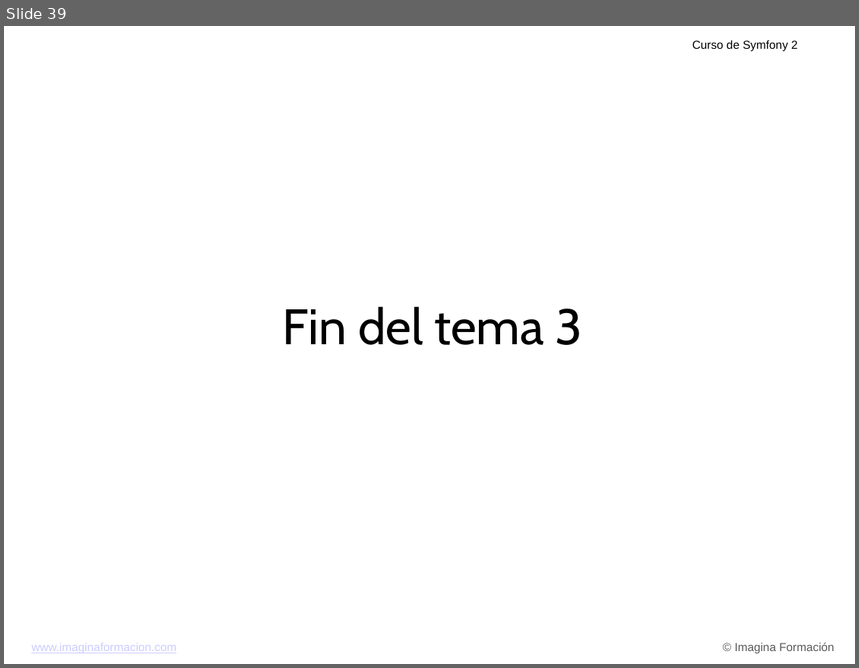
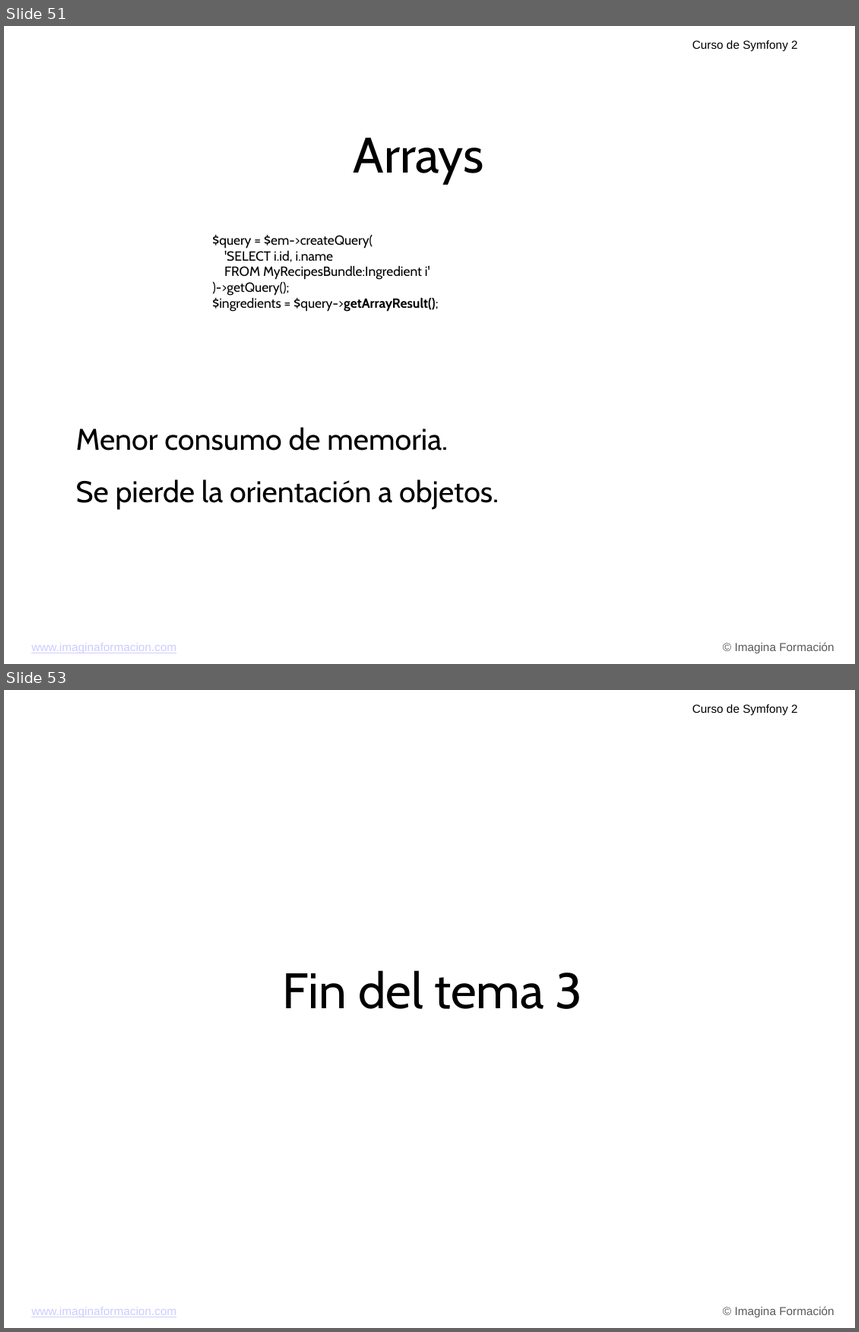
Before and after one commit to carlescliment/curso-symfony2, a slide deck: compiled/ppt/Tema 3.ppt. Shown one above the other, each under a label of ours: slide 39 before the commit, slides 51 and 53 after it; the slides between them are not shown. The pictures are 859x668 and 859x1332 pixels, drawn with LibreOffice and Linux fonts; fonts in the diff are those of the drawing; background and template pictures are left out. Boxes give left, top, right and bottom in pixels: in the first picture for what was removed or moved away, otherwise in the second. Text is boxed around its words. In the diff, an @@ line names an element or a change of style, - is before the commit and + after.

```diff
--- a/compiled/ppt/Tema 3.ppt
+++ b/compiled/ppt/Tema 3.ppt
@@ slide 51 added at (x1=4, y1=26, x2=855, y2=664), background picture (left out); not listed: 3 template elements that a slide beside it also shows @@
@@ text added at (x1=354, y1=138, x2=484, y2=184), 60 pt, text #000000 @@
+Arrays
@@ text added at (x1=212, y1=235, x2=438, y2=312), 16 pt, text #000000 @@
+$query = $em->createQuery(
+'SELECT i.id, i.name
+FROM MyRecipesBundle:Ingredient i'
+)->getQuery();
+$ingredients = $query->getArrayResult();
@@ text added at (x1=76, y1=427, x2=499, y2=510), 36 pt, text #000000 @@
+Menor consumo de memoria.
+Se pierde la orientación a objetos.
@@ what was slide 39 is now slide 53 @@
```
Also in this commit, not shown: 13 other slides added.
